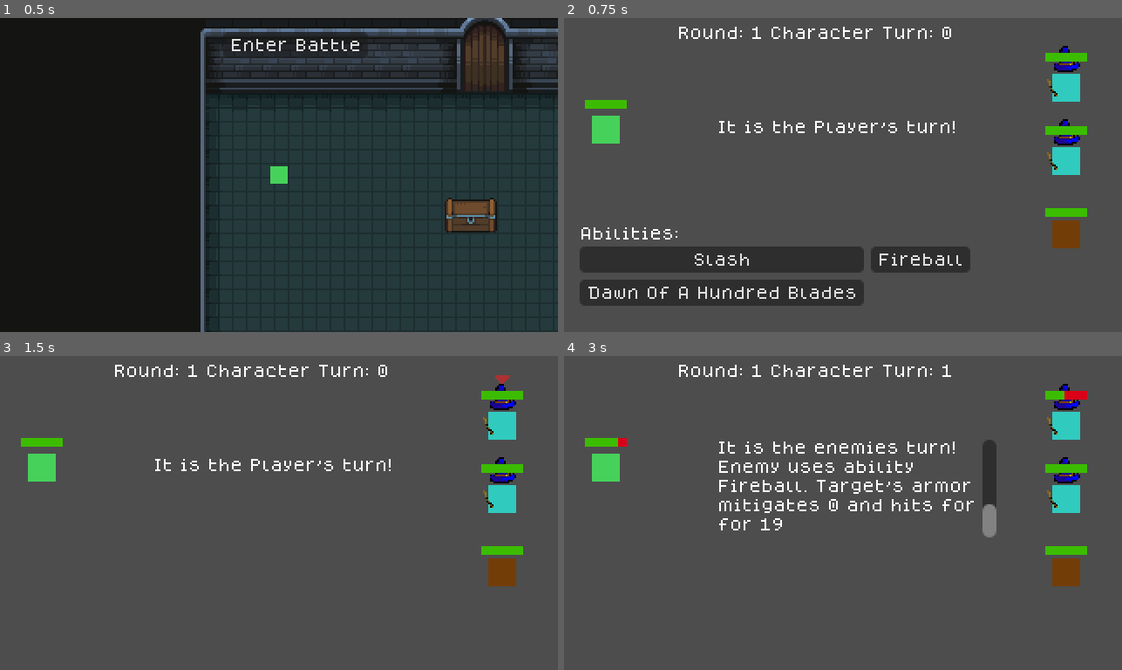
Above: before the commit, frames 1-4 (two rows, left to right).
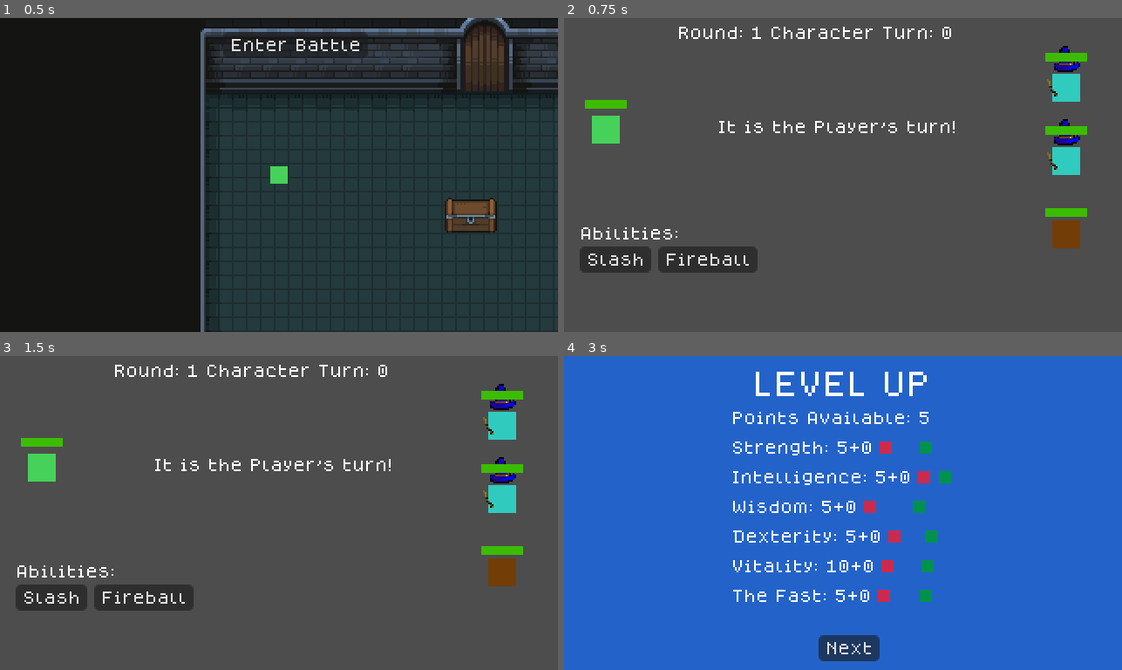
Above: after the commit, the same moments.

Repository: wildbeard/rpg
Game: Godot game, scene res://Scenes/SceneSwitcher.tscn
Same seed, same stepped clock (60 frames per second), same inputs: the game is played once before the commit and once after it.
Inputs (mouse positions are in pixels of both pictures, inside the frame that each line leads up to):
- Up to frame 1 (0.5 s): no input
- Up to frame 2 (0.75 s): click "Enter Battle" at 0.5 s
- Up to frame 3 (1.5 s): click (156, 632) at 1.25 s, where only the run before the commit has a clickable "Dawn Of A Hundred Blades"
- Up to frame 4 (3 s): click (614, 597) at 2 s, where only the run after the commit has a clickable "Slash"; tap Enter (ui_accept) at 2.75 s; move the mouse to (965, 497) at 2.77 s; hold D (move_right) from 2.78 s (still down); tap E (interact) at 2.85 s; click (965, 497) at 2.92 s

Frame 1 is identical in both runs. In frame 2, 7.7% of the frame differs, in the area x 2-73%, y 72-92%; in frame 3, 2.8%; in frame 4, 100%, in the area x 0-100%, y 0-100%.

Commit message:
Defaults for inventories

Diff:
--- a/Resources/Inventory/Goblin_Wizard_Noob.tres
+++ b/Resources/Inventory/Goblin_Wizard_Noob.tres
@@ -34,3 +34,4 @@
 "neck": null,
 "offHand": null
 }
+is_external = false
--- a/Resources/Inventory/PlayerInventory.tres
+++ b/Resources/Inventory/PlayerInventory.tres
@@ -67,3 +67,4 @@
 "neck": null,
 "offHand": null
 }
+is_external = false
--- a/Resources/Inventory/TestContainer.tres
+++ b/Resources/Inventory/TestContainer.tres
@@ -39,3 +39,4 @@
 "neck": null,
 "offHand": null
 }
+is_external = false
--- a/Resources/Inventory/TestEnemyInv.tres
+++ b/Resources/Inventory/TestEnemyInv.tres
@@ -28,3 +28,4 @@
 "neck": null,
 "offHand": null
 }
+is_external = false
--- a/Scenes/PlayerCharacter.gd
+++ b/Scenes/PlayerCharacter.gd
@@ -11,7 +11,6 @@
 func _ready() -> void:
 	abilityBook.addAbility(abilityBook.getAbility("Slash"))
 	abilityBook.addAbility(abilityBook.getAbility("Fireball"))
-	abilityBook.addAbility(abilityBook.getAbility("Dawn Of A Hundred Blades"))
 	abilityBook.addAbility(abilityBook.getAbility("Fire Overload"))
 	abilityBook.addAbility(abilityBook.getAbility("Magical Affinity"))
 	abilityBook.addAbility(abilityBook.getAbility("Absolute Unit"))
